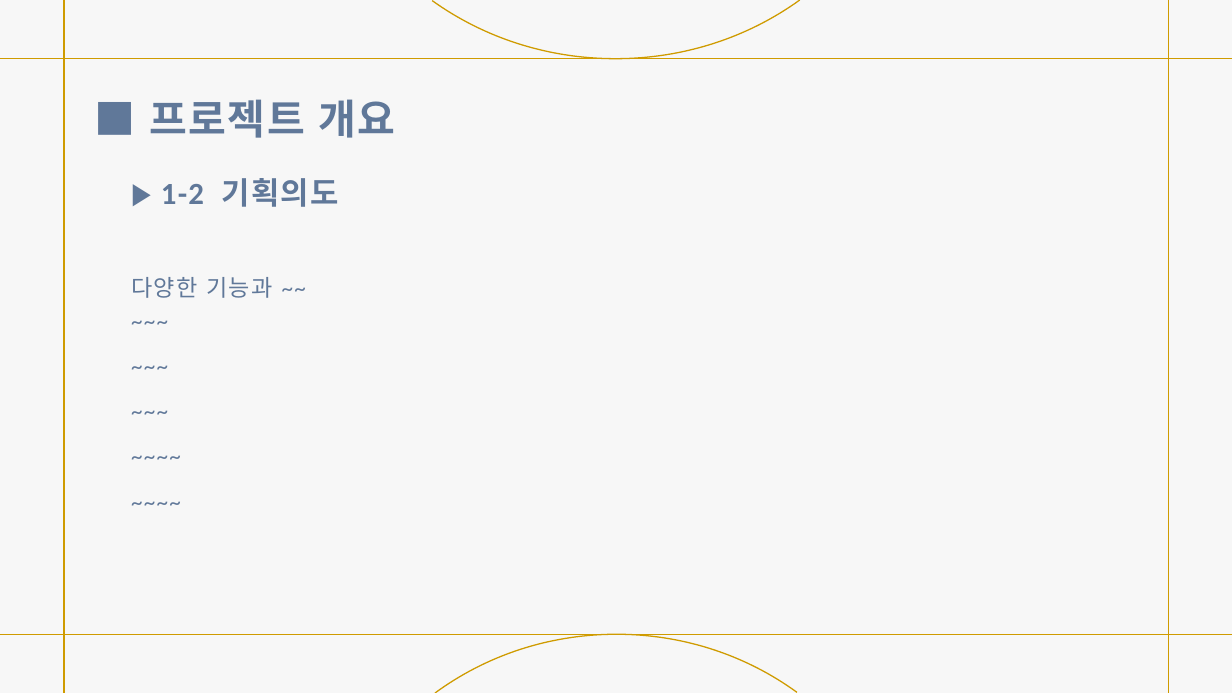
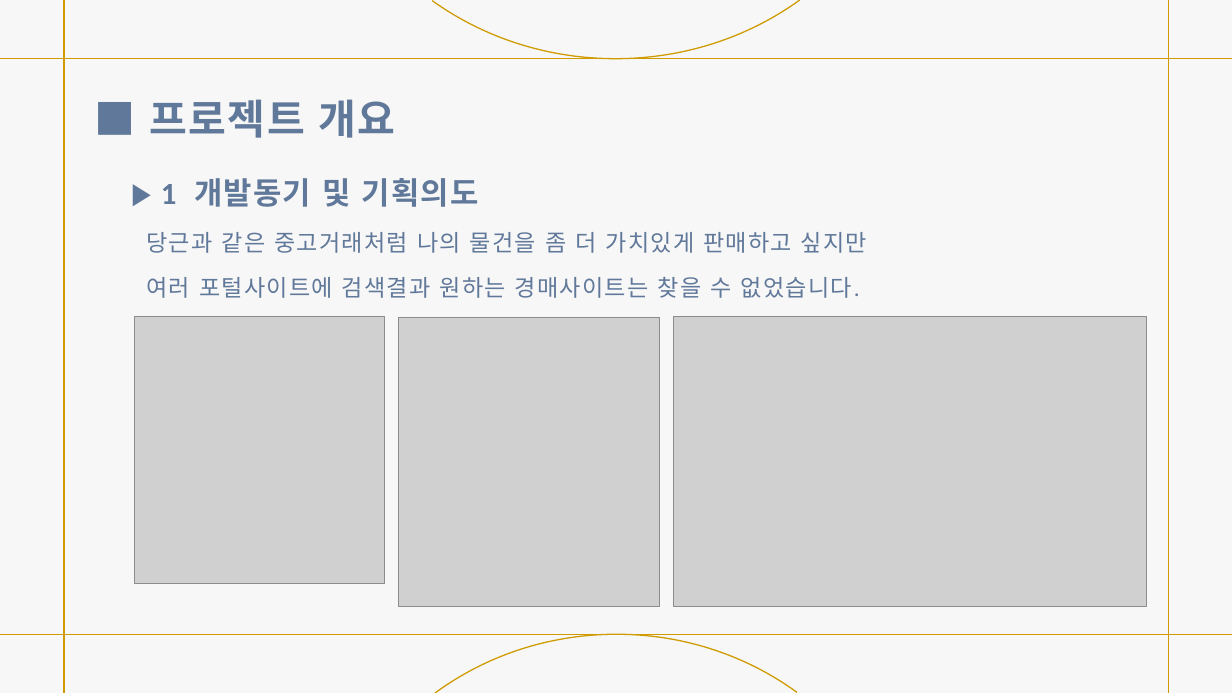
Before and after one commit to JJacking/projectUpdate, a slide deck: slide 3 of 경매 사이트 제작.pptx (slide 4 before the commit). Drawn at 1232x693 pixels with LibreOffice and Linux fonts; fonts in the diff are those of the drawing; grey boxes stand for pictures. Boxes give left, top, right and bottom in pixels: in the first picture for what was removed or moved away, otherwise in the second. Text is boxed around its words. In the diff, an @@ line names an element or a change of style, - is before the commit and + after.

```diff
--- a/경매 사이트 제작.pptx
+++ b/경매 사이트 제작.pptx
@@ text at bbox=[146, 178, 867, 298]: text changed @@
-▶ 1-2 기획의도
-다양한 기능과 ~~
-~~~
-~~~
-~~~
-~~~~
-~~~~
+▶ 1 개발동기 및 기획의도
+당근과 같은 중고거래처럼 나의 물건을 좀 더 가치있게 판매하고 싶지만
+여러 포털사이트에 검색결과 원하는 경매사이트는 찾을 수 없었습니다.
@@ picture added at bbox=[134, 317, 384, 584] @@
@@ picture added at bbox=[398, 317, 659, 606] @@
@@ picture added at bbox=[674, 317, 1147, 606] @@
```
Also in this commit, not shown: 9 other slides changed, 7 slides added.
